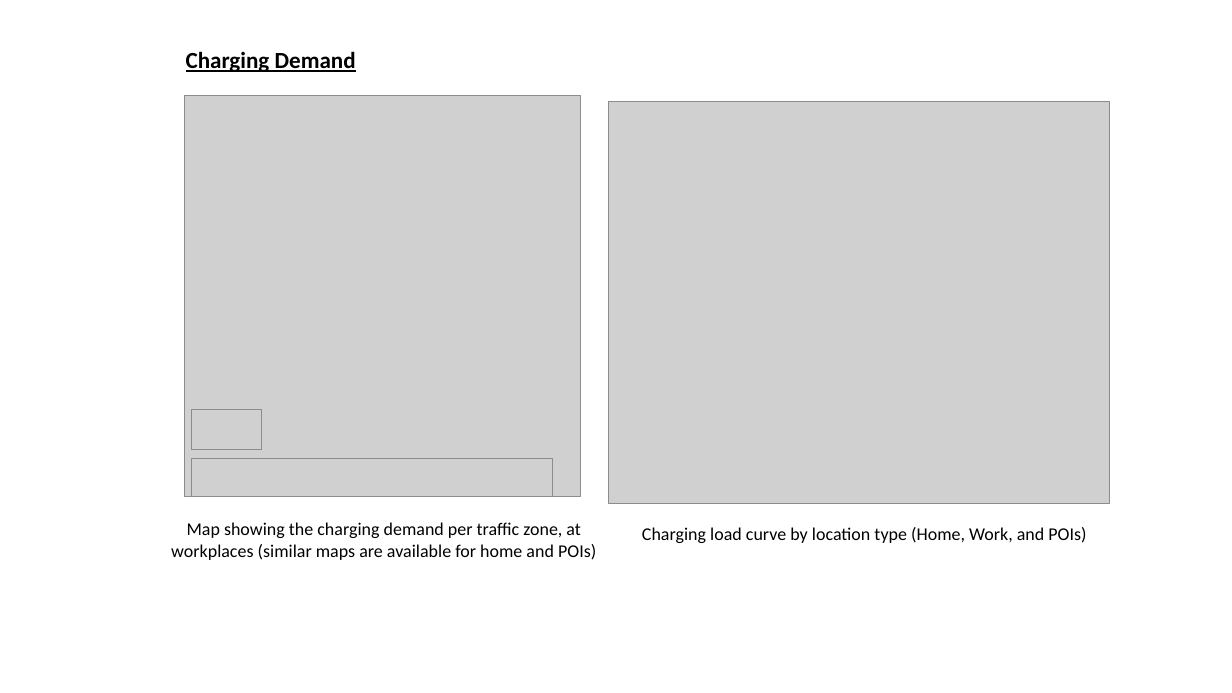
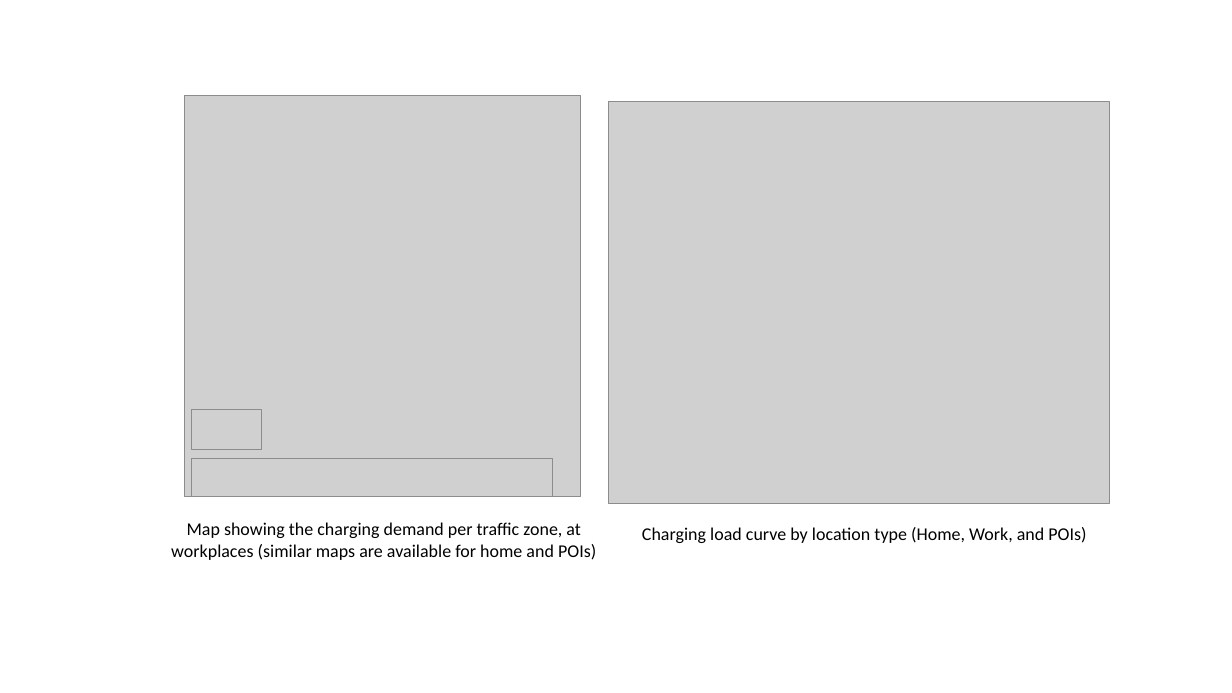
Before and after one commit to evpv-simulator/evpv-readthedocs, a slide deck: slide 2 of img/ex_results_addisAbaba.pptx. Drawn at 1232x693 pixels with LibreOffice and Linux fonts; fonts in the diff are those of the drawing; grey boxes stand for pictures. Boxes give left, top, right and bottom in pixels: in the first picture for what was removed or moved away, otherwise in the second. Text is boxed around its words. In the diff, an @@ line names an element or a change of style, - is before the commit and + after.

```diff
--- a/img/ex_results_addisAbaba.pptx
+++ b/img/ex_results_addisAbaba.pptx
@@ text removed at <box>186,51,356,72</box> @@
-Charging Demand
```
Also in this commit, not shown: 2 other slides changed, 7 other files.
